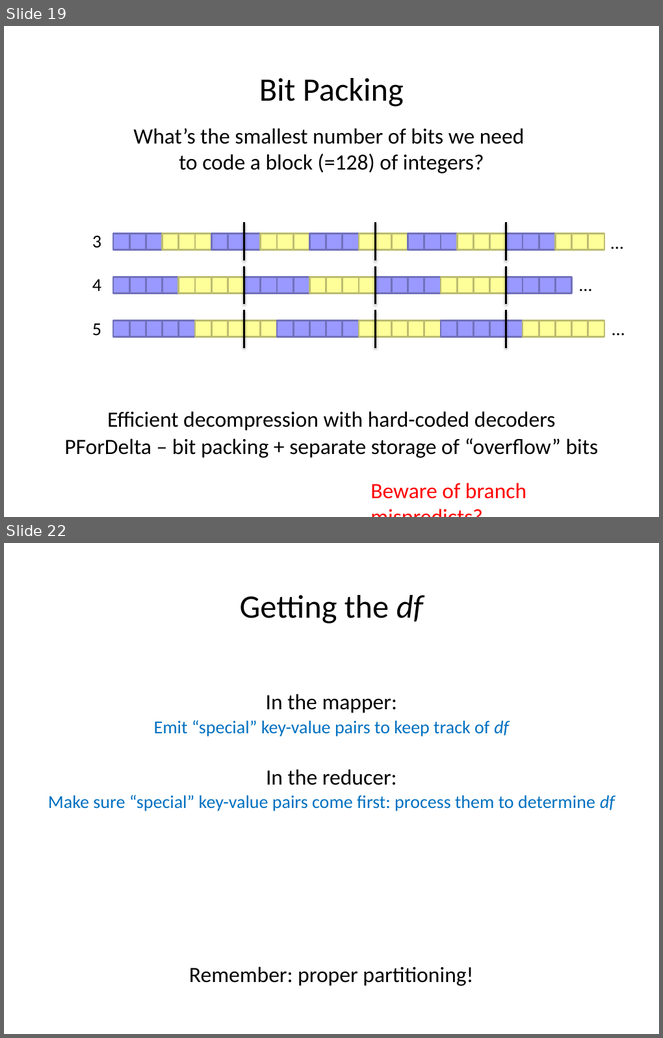
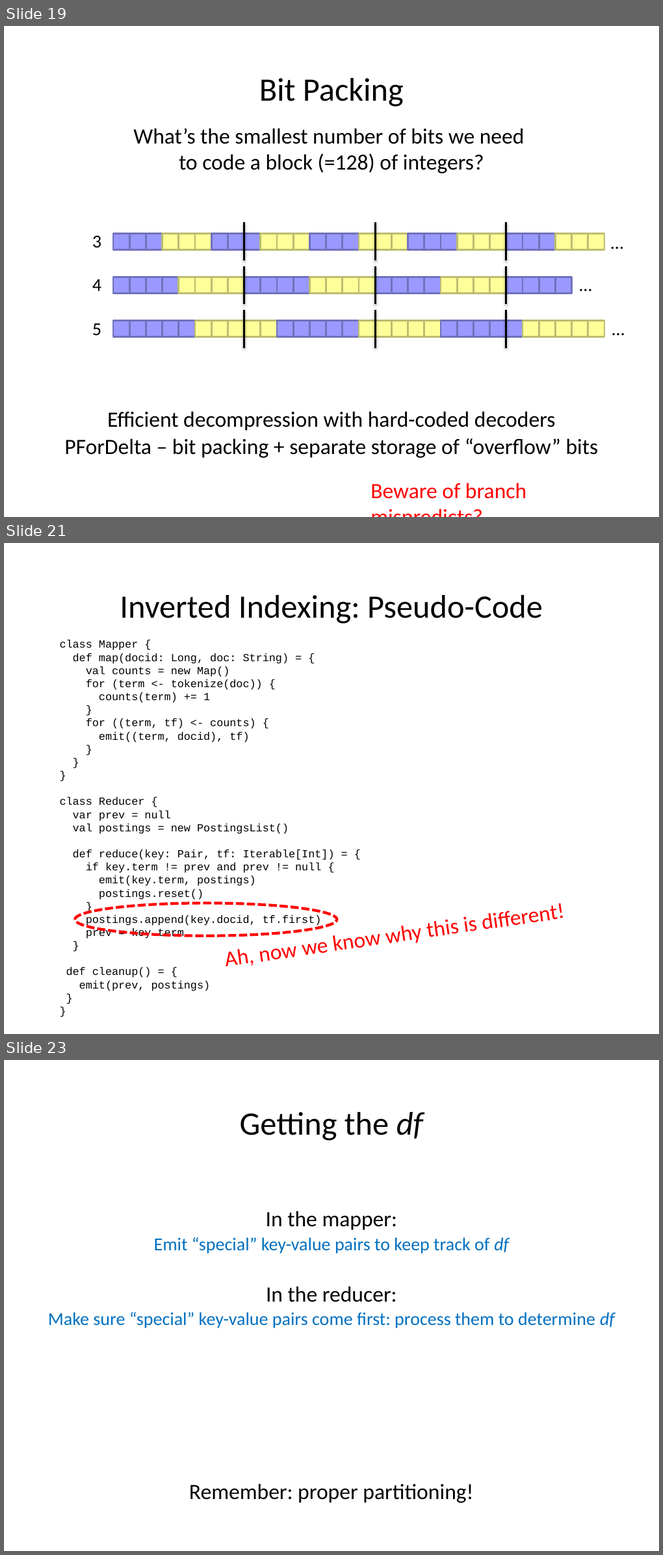
Before and after one commit to lintool/bigdata-2018w, a slide deck: slides/didp-part03b.pptx. Shown one above the other, each under a label of ours: slides 19 and 22 before the commit, slides 19, 21 and 23 after it; the slides between them are not shown. The pictures are 663x1038 and 663x1555 pixels, drawn with LibreOffice and Linux fonts; fonts in the diff are those of the drawing. Boxes give left, top, right and bottom in pixels: in the first picture for what was removed or moved away, otherwise in the second. Text is boxed around its words. In the diff, an @@ line names an element or a change of style, - is before the commit and + after.

```diff
--- a/slides/didp-part03b.pptx
+++ b/slides/didp-part03b.pptx
@@ slide 21 added at (x1=4, y1=543, x2=659, y2=1034), background #FFFFFF @@
@@ text added at (x1=120, y1=595, x2=543, y2=624), 36 pt, text #000000 @@
+Inverted Indexing: Pseudo-Code
@@ text added at (x1=60, y1=640, x2=335, y2=991), 12 pt, text #000000 @@
+class Mapper {
+def map(docid: Long, doc: String) = {
+val counts = new Map()
+for (term <- tokenize(doc)) {
+counts(term) += 1
+}
+for ((term, tf) <- counts) {
+emit((term, docid), tf)
+}
+}
+}
+class Reducer {
+var prev = null
+val postings = new PostingsList()
+def reduce(key: Pair, tf: Iterable[Int]) = {
+if key.term != prev and prev != null {
+emit(key.term, postings)
+postings.reset()
+}
+postings.append(key.docid, tf.first)
+prev = key.term
+}
+def cleanup() = {
+emit(prev, postings)
+}
+}
@@ ellipse added at (x1=75, y1=903, x2=337, y2=936), outline #FF0000 3 pt dashed @@
@@ text added at (x1=226, y1=949, x2=255, y2=967), 24 pt, text #FF0000 @@
+Ah, now we know why this is different!
@@ what was slide 22 is now slide 23 @@
```
Also in this commit, not shown: 3 slides changed, 1 other file.
